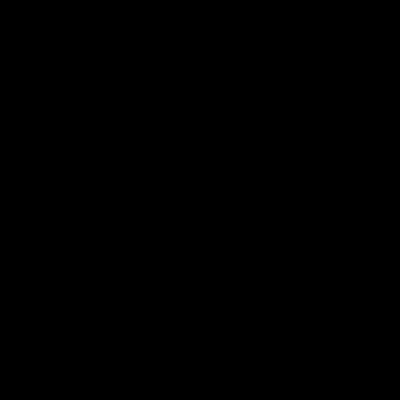
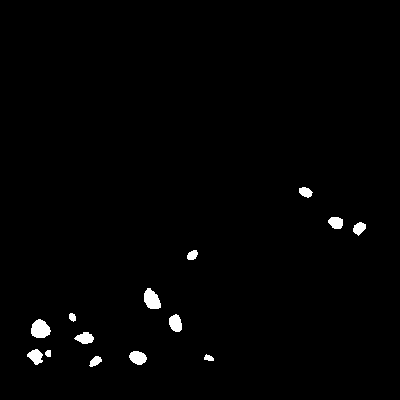
Layers edited between the first and the second 400px x 400px image:
hid "landfast" over box(27, 187, 366, 367)
painted on "ice floes" (1st of 2) over box(27, 187, 366, 367)
